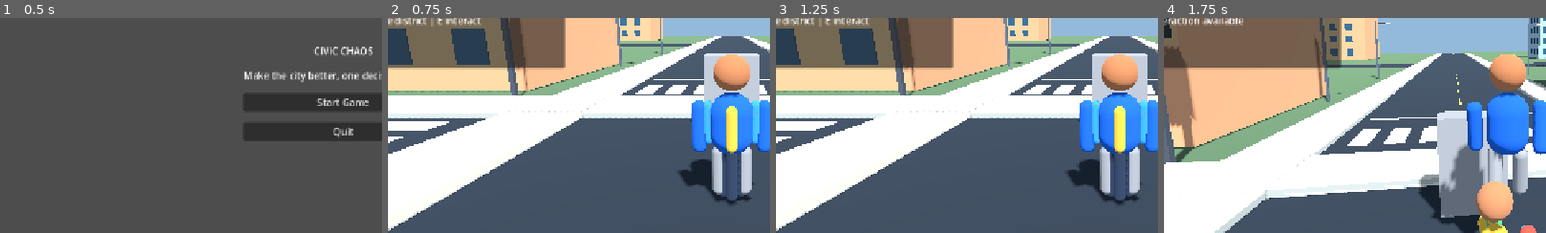
Above: before the commit, frames 1-4 (left to right).
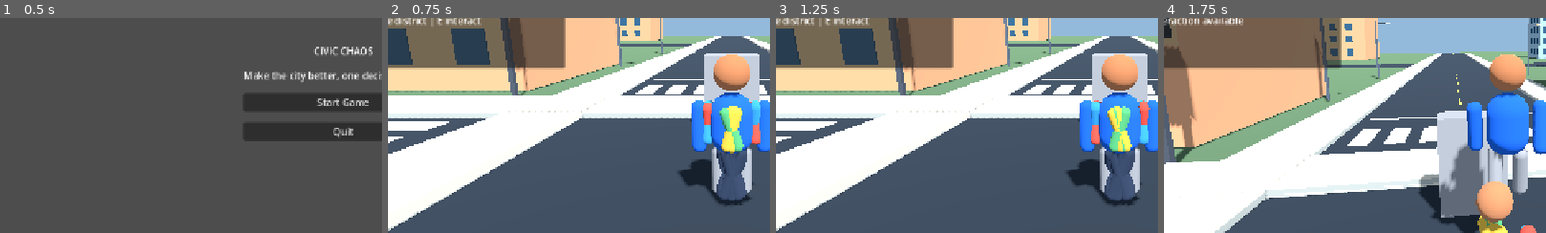
Above: after the commit, the same moments.

Repository: gauravprajapat-23/civic-chaos
Game: Godot game, scene res://scenes/core/menu.tscn
The game is run twice, just before and just after one commit, with the same random seed, the same clock (stepped at 60 frames per second) and the same inputs.
Inputs (mouse positions are % of the whole screen's width and height, from its top left):
- Up to frame 1 (0.5 s): no input
- Up to frame 2 (0.75 s): click "Start Game" at 0.5 s
- Up to frame 3 (1.25 s): no input
- Up to frame 4 (1.75 s): tap Enter at 1.25 s; move the mouse to (55, 50) at 1.27 s; hold W (move_forward) from 1.28 s (still down); hold E (interact) from 1.28 s (still down); tap Space (jump) at 1.52 s
The pictures show only the part of the screen within x 5-55%, y 33-83%; the shares and areas given below are measured in that part.

Frame 1 is identical in both runs. In frame 2, 1.8% of the frame differs, in the area x 78-98%, y 38-88%; in frame 3, 2.1%; in frame 4, nothing differs.

Commit message:
fix(npc): reserve clear pedestrian paths and sidestep instead of overlapping

Diff:
--- a/scripts/npc/district_pedestrians.gd
+++ b/scripts/npc/district_pedestrians.gd
@@ -15,6 +15,12 @@
 const WALKER_CLEARANCE: float = 1.05
 const CROSSING_CLEARANCE: float = 1.3
 const VEHICLE_CLEARANCE: float = 1.5
+const PERSONAL_SPACE: float = 1.2
+const HARD_SEPARATION: float = 0.72 # Wider than two 0.32m collision radii.
+const SIDESTEP_DISTANCE: float = 0.85
+const SIDESTEP_SPEED: float = 1.5
+var _sidestep_offsets: Array[float] = []
+var _blocked_frames: Array[int] = []
 
 func configure_traffic(signals: CivicTrafficSignalController, spawner: CivicTrafficSpawner, reservations: CivicIntersectionReservations = null) -> void:
     _signal_controller = signals
@@ -51,9 +57,20 @@
         var right_arm := _part(walker, "RightArm", Vector3(0.31, 1.13, 0), Vector3(0.15, 0.59, 0.18), color)
         var left_leg := _part(walker, "LeftLeg", Vector3(-0.12, 0.45, 0), Vector3(0.17, 0.78, 0.19), Color(0.17, 0.21, 0.28))
         var right_leg := _part(walker, "RightLeg", Vector3(0.12, 0.45, 0), Vector3(0.17, 0.78, 0.19), Color(0.17, 0.21, 0.28))
-        _walker_progress.append(float(index) * 5.0)
+        # Search an unoccupied start; overlapping capsules cannot resolve
+        # themselves through simple stop-on-obstacle avoidance.
+        var spawn_progress: float = float(index) * 5.0
+        var loop_length: float = district_extent * 1.65
+        for attempt in range(96):
+            var spawn_fraction: float = fposmod(spawn_progress, loop_length) - loop_length * 0.5
+            if _spawn_is_clear(_walk_position(index % 4, spawn_fraction)):
+                break
+            spawn_progress += PERSONAL_SPACE + 0.3
+        _walker_progress.append(spawn_progress)
+        _sidestep_offsets.append(0.0)
+        _blocked_frames.append(0)
         _crossing.append(false)
-        walker.position = _walk_position(index % 4, fposmod(_walker_progress[index], district_extent * 1.65) - district_extent * 1.65 * 0.5)
+        walker.position = _walk_position(index % 4, fposmod(spawn_progress, loop_length) - loop_length * 0.5)
         _walkers.append({
             "root": walker, "arms": [left_arm, right_arm], "legs": [left_leg, right_leg],
             "phase": float(index) * 1.7, "speed": 1.0 + float(index % 3) * 0.22,
@@ -106,22 +123,17 @@
             else:
                 can_walk = false
         if can_walk:
-            var next_progress: float = fposmod(_walker_progress[index] + delta * speed, length) - length * 0.5
-            var proposed_position: Vector3 = _walk_position(side, next_progress)
-            var is_wrap: bool = current_position.distance_squared_to(proposed_position) > 4.0
-            if _pedestrian_blocked(index, proposed_position) or _walker_path_occupied(index, current_position, proposed_position) or (not is_wrap and _swept_path_blocked(index, current_position, proposed_position)):
-                can_walk = false
-            else:
-                _walker_progress[index] += delta * speed
+            can_walk = _advance_clear_walker(index, delta, length)
+        if can_walk:
+            _blocked_frames[index] = 0
+        else:
+            _blocked_frames[index] += 1
         var progress: float = fposmod(_walker_progress[index], length) - length * 0.5
         if _crossing[index] and progress >= 6.0:
             _release_crossing(index, side)
             _crossing[index] = false
-        var target_position: Vector3 = _walk_position(side, progress)
-        # Never teleport a pedestrian through another actor when the route wraps.
-        # A blocked pedestrian stays exactly where it was last frame.
-        if can_walk:
-            root.position = target_position
+        # Position was accepted by _advance_clear_walker; when blocked, the
+        # body either sidesteps into tested space or stays in place.
         match side:
             0:
                 root.rotation.y = PI
@@ -139,6 +151,99 @@
         legs[0].rotation.x = -swing
         legs[1].rotation.x = swing
 
+## Spawn and route-reset clearance are checked against already committed
+## pedestrian positions, never the unoccupied route centerline alone.
+func _spawn_is_clear(candidate: Vector3) -> bool:
+    for entry in _walkers:
+        var other: Node3D = entry["root"]
+        var delta: Vector3 = other.position - candidate
+        delta.y = 0.0
+        if delta.length_squared() < PERSONAL_SPACE * PERSONAL_SPACE:
+            return false
+    var player: Node3D = get_parent().get_node_or_null("PlayerRoot") as Node3D
+    if player != null:
+        var offset: Vector3 = player.global_position - to_global(candidate)
+        offset.y = 0.0
+        if offset.length_squared() < PLAYER_CLEARANCE * PLAYER_CLEARANCE:
+            return false
+    return true
+
+## The lane-relative right side is opposite for opposing walkers; deterministic
+## yielding avoids both agents choosing the same physical passing side.
+func _walker_right(side: int, speed: float) -> Vector3:
+    var forward := Vector3.FORWARD
+    match side:
+        0:
+            forward = Vector3.BACK
+        1:
+            forward = Vector3.FORWARD
+        2:
+            forward = Vector3.RIGHT
+        3:
+            forward = Vector3.LEFT
+    if speed < 0.0:
+        forward = -forward
+    return Vector3(forward.z, 0.0, -forward.x)
+
+func _advance_clear_walker(index: int, delta: float, loop_length: float) -> bool:
+    var data: Dictionary = _walkers[index]
+    var root: Node3D = data["root"]
+    var side: int = data["side"]
+    var speed: float = data["speed"]
+    var previous: Vector3 = root.position
+    var progress: float = fposmod(_walker_progress[index], loop_length) - loop_length * 0.5
+    var next_progress: float = fposmod(_walker_progress[index] + speed * delta, loop_length) - loop_length * 0.5
+    var lateral := _walker_right(side, speed)
+    var center: Vector3 = _walk_position(side, next_progress)
+    var wraps: bool = previous.distance_squared_to(center) > 4.0
+    var recenter: float = move_toward(_sidestep_offsets[index], 0.0, SIDESTEP_SPEED * delta)
+    var intended: Vector3 = center + lateral * recenter
+    if _candidate_is_clear(index, previous, intended, wraps):
+        root.position = intended
+        _sidestep_offsets[index] = recenter
+        _walker_progress[index] += delta * speed
+        return true
+    # Route wrap is a safe respawn, never a swept movement across the city.
+    # Wait for destination clearance rather than teleport into another walker.
+    if wraps:
+        return false
+    # Alternate the passing side after sustained obstruction. Test the
+    # lateral path first; never step through another agent to reach an offset.
+    var first_side: float = 1.0 if _blocked_frames[index] < 75 else -1.0
+    for sign_value in [first_side, -first_side]:
+        var shifted: float = move_toward(
+            _sidestep_offsets[index], sign_value * SIDESTEP_DISTANCE,
+            SIDESTEP_SPEED * delta
+        )
+        if absf(shifted - _sidestep_offsets[index]) < 0.00001:
+            continue
+        var alongside: Vector3 = center + lateral * shifted
+        if _candidate_is_clear(index, previous, alongside, false):
+            root.position = alongside
+            _sidestep_offsets[index] = shifted
+            _walker_progress[index] += delta * speed
+            return true
+        # Controlled side-only movement allows the agent to go around an
+        # obstacle without advancing through the occupied crossing.
+        var sideways: Vector3 = _walk_position(side, progress) + lateral * shifted
+        if _candidate_is_clear(index, previous, sideways, false):
+            root.position = sideways
+            _sidestep_offsets[index] = shifted
+            return false
+    return false
+
+func _candidate_is_clear(index: int, previous: Vector3, destination: Vector3, wraps: bool) -> bool:
+    if _pedestrian_blocked(index, destination):
+        return false
+    if not wraps and _walker_path_occupied(index, previous, destination):
+        return false
+    # Actual physics-space shape queries include world, player, vehicles and
+    # pedestrians. Shape checks are sampled along the movement, not only at
+    # the endpoint, to guard against clipping through thin obstacles.
+    if _swept_path_blocked(index, previous, destination, wraps):
+        return false
+    return true
+
 func _walk_position(side: int, progress: float) -> Vector3:
     var offset: float = 5.0
     match side:
@@ -154,17 +259,25 @@
 ## A moving pedestrian must not cross another pedestrian's occupied space.
 ## Segment sampling also catches perpendicular routes at the junction.
 func _walker_path_occupied(index: int, start: Vector3, destination: Vector3) -> bool:
-    var travel: Vector3 = destination - start
-    travel.y = 0.0
-    # At route wrap, test only destination occupancy (not the teleport path).
-    if travel.length_squared() > 4.0:
-        return false
     for other_index in range(_walkers.size()):
         if other_index == index:
             continue
         var other: Node3D = _walkers[other_index]["root"]
-        if _segment_near_point(start, destination, other.position, CROSSING_CLEARANCE):
-            return true
+        var initial: Vector3 = start - other.position
+        var proposed: Vector3 = destination - other.position
+        initial.y = 0.0
+        proposed.y = 0.0
+        var initial_squared: float = initial.length_squared()
+        var proposed_squared: float = proposed.length_squared()
+        # Never cross the combined collision capsules, even with large steps.
+        if _segment_near_point(start, destination, other.position, HARD_SEPARATION):
+            if initial_squared >= HARD_SEPARATION * HARD_SEPARATION or proposed_squared <= initial_squared + 0.000001:
+                return true
+        # In the personal-space buffer, only outward/parallel movement is
+        # permitted. This lets a pedestrian sidestep out of a tight crowd.
+        if _segment_near_point(start, destination, other.position, PERSONAL_SPACE):
+            if proposed_squared < initial_squared - 0.000001:
+                return true
     return false
 
 static func _segment_near_point(start: Vector3, destination: Vector3, point: Vector3, clearance: float) -> bool:
@@ -177,47 +290,62 @@
     return gap.length_squared() < clearance * clearance
 
 func _pedestrian_blocked(index: int, next_position: Vector3) -> bool:
-    # Evaluate current and proposed positions so a walker cannot step into
-    # a player already overlapping its path.
+    var current: Vector3 = _walkers[index]["root"].position
     var player: Node3D = get_parent().get_node_or_null("PlayerRoot") as Node3D
     if player != null:
-        for candidate in [_walkers[index]["root"].position, next_position]:
-            var delta_to_player: Vector3 = player.global_position - to_global(candidate)
-            delta_to_player.y = 0.0
-            if delta_to_player.length_squared() < PLAYER_CLEARANCE * PLAYER_CLEARANCE:
+        var destination_gap: Vector3 = player.global_position - to_global(next_position)
+        var current_gap: Vector3 = player.global_position - to_global(current)
+        destination_gap.y = 0.0
+        current_gap.y = 0.0
+        if destination_gap.length_squared() < PLAYER_CLEARANCE * PLAYER_CLEARANCE:
+            if destination_gap.length_squared() < current_gap.length_squared() - 0.000001:
                 return true
     for other_index in range(_walkers.size()):
         if other_index == index:
             continue
         var other: Node3D = _walkers[other_index]["root"]
-        var separation: Vector3 = other.position - next_position
-        separation.y = 0.0
-        if separation.length_squared() < WALKER_CLEARANCE * WALKER_CLEARANCE:
-            return true
+        var destination_gap: Vector3 = other.position - next_position
+        var current_gap: Vector3 = other.position - current
+        destination_gap.y = 0.0
+        current_gap.y = 0.0
+        if destination_gap.length_squared() < WALKER_CLEARANCE * WALKER_CLEARANCE:
+            if destination_gap.length_squared() < current_gap.length_squared() - 0.000001:
+                return true
     if _traffic_spawner != null:
         for vehicle in _traffic_spawner.active_vehicles:
             if not is_instance_valid(vehicle) or not vehicle.active:
                 continue
-            var delta_to_vehicle: Vector3 = vehicle.global_position - to_global(next_position)
-            delta_to_vehicle.y = 0.0
-            if delta_to_vehicle.length_squared() < VEHICLE_CLEARANCE * VEHICLE_CLEARANCE:
-                return true
+            var candidate_gap: Vector3 = vehicle.global_position - to_global(next_position)
+            var existing_gap: Vector3 = vehicle.global_position - to_global(current)
+            candidate_gap.y = 0.0
+            existing_gap.y = 0.0
+            if candidate_gap.length_squared() < VEHICLE_CLEARANCE * VEHICLE_CLEARANCE:
+                if candidate_gap.length_squared() < existing_gap.length_squared() - 0.000001:
+                    return true
     return false
 
-func _swept_path_blocked(index: int, from_position: Vector3, to_position: Vector3) -> bool:
-    var movement: Vector3 = to_position - from_position
-    if movement.length_squared() < 0.000001:
-        return false
+func _swept_path_blocked(index: int, from_position: Vector3, to_position: Vector3, wraps: bool = false) -> bool:
     var walker: AnimatableBody3D = _walkers[index]["root"] as AnimatableBody3D
     var collider: CollisionShape3D = walker.get_node("BodyCollision") as CollisionShape3D
+    if collider.shape == null:
+        return true
     var query := PhysicsShapeQueryParameters3D.new()
     query.shape = collider.shape
-    query.transform = Transform3D(walker.global_transform.basis, to_global(to_position) + Vector3(0.0, collider.position.y, 0.0))
     query.collision_mask = 1 | 2 | 4 | 8
     query.exclude = [walker.get_rid()]
-    query.margin = 0.03
-    # Keep the capsule clear of the sidewalk top to avoid floor false positives.
-    return not get_world_3d().direct_space_state.intersect_shape(query, 1).is_empty()
+    query.margin = 0.015
+    var distance: float = (to_position - from_position).length()
+    var samples: int = 1 if wraps else maxi(1, int(ceil(distance / 0.2)))
+    for sample in range(1, samples + 1):
+        var fraction: float = float(sample) / float(samples)
+        var trial: Vector3 = to_position if wraps else from_position.lerp(to_position, fraction)
+        query.transform = Transform3D(
+            walker.global_transform.basis,
+            to_global(trial) + Vector3.UP * collider.position.y
+        )
+        if not get_world_3d().direct_space_state.intersect_shape(query, 1).is_empty():
+            return true
+    return false
 
 func _can_cross(side: int) -> bool:
     if _signal_controller == null:
